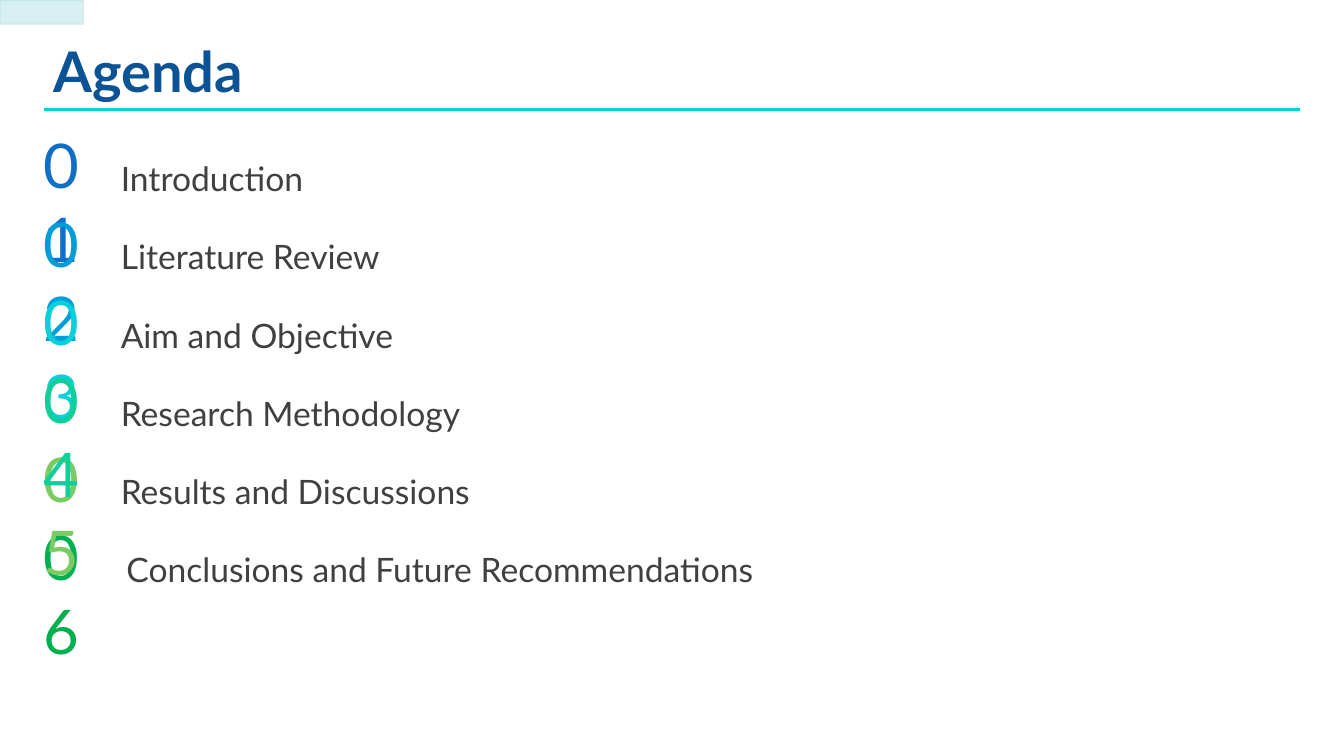
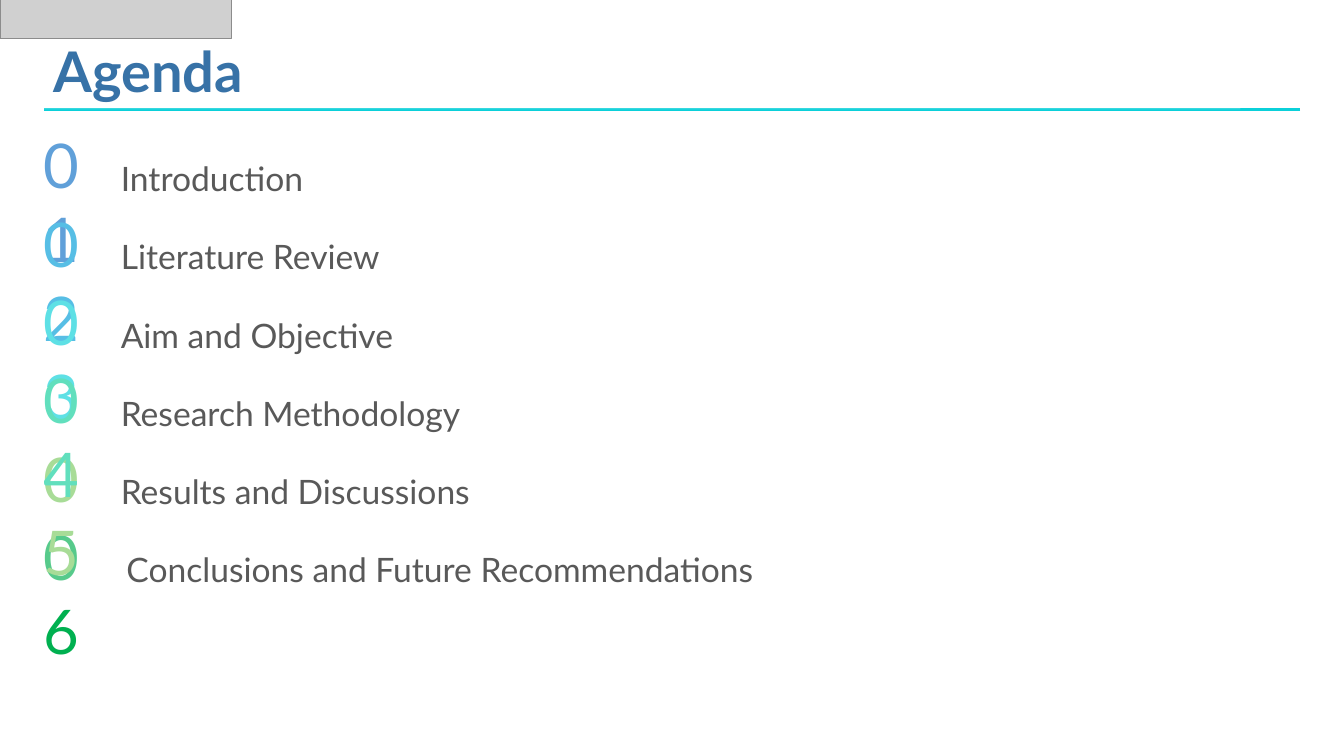
Before and after one commit to anishmahapatra/MSc-Data-Science, a slide deck: slide 2 of Final Submission/MSc Thesis Presentation v1.pptx. Drawn at 1344x756 pixels with LibreOffice and Linux fonts; fonts in the diff are those of the drawing; grey boxes stand for pictures; background and template pictures are left out. Boxes give left, top, right and bottom in pixels: in the first picture for what was removed or moved away, otherwise in the second. Text is boxed around its words. In the diff, an @@ line names an element or a change of style, - is before the commit and + after.

```diff
--- a/Final Submission/MSc Thesis Presentation v1.pptx
+++ b/Final Submission/MSc Thesis Presentation v1.pptx
@@ picture added at (0, 0, 232, 38) @@
@@ rectangle added at (12, 31, 1241, 109), fill #FFFFFF at 18% opacity @@
@@ rectangle added at (43, 132, 116, 588), fill #FFFFFF at 34% opacity, outline #FFFFFF 1 pt @@
@@ text colour #404040 to #595959 in 6 elements at (121, 166, 303, 191), (121, 244, 380, 270), (121, 323, 394, 354), (121, 401, 460, 432), (121, 479, 470, 505), (126, 557, 754, 583) @@
```
Also in this commit, not shown: 10 other slides changed, 1 slide added, 1 slide removed, 8 other files.
